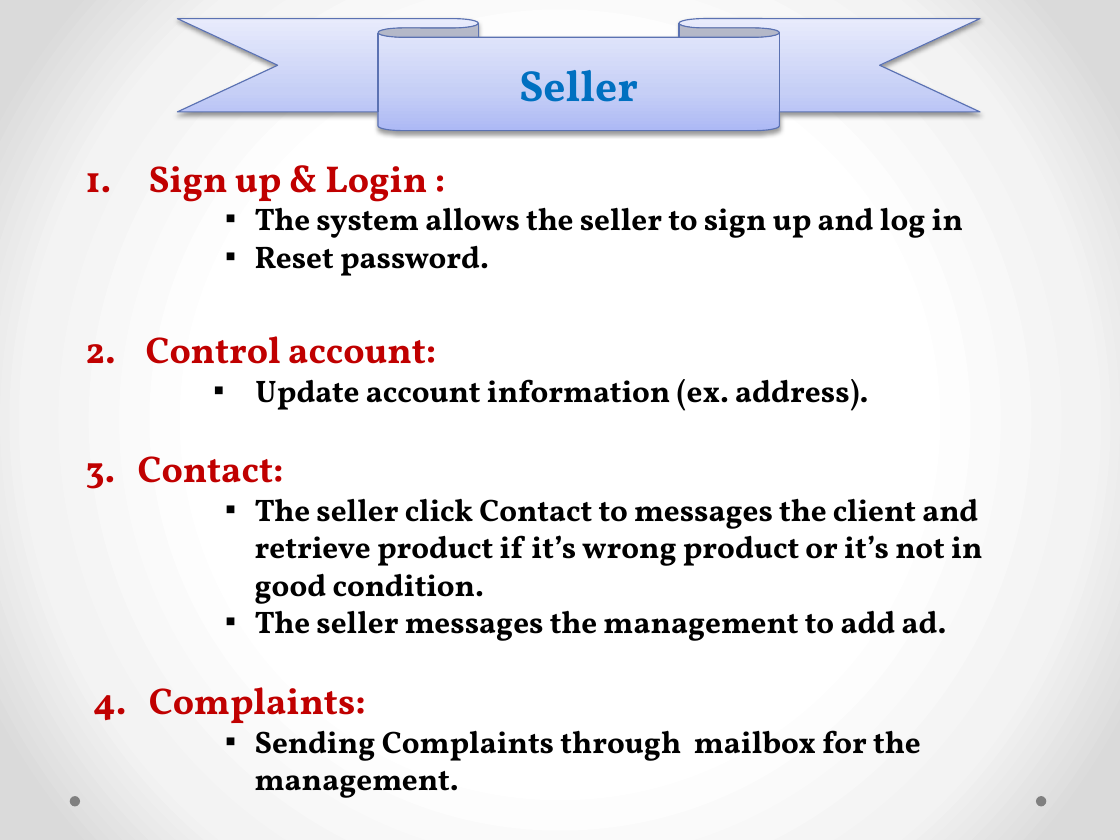
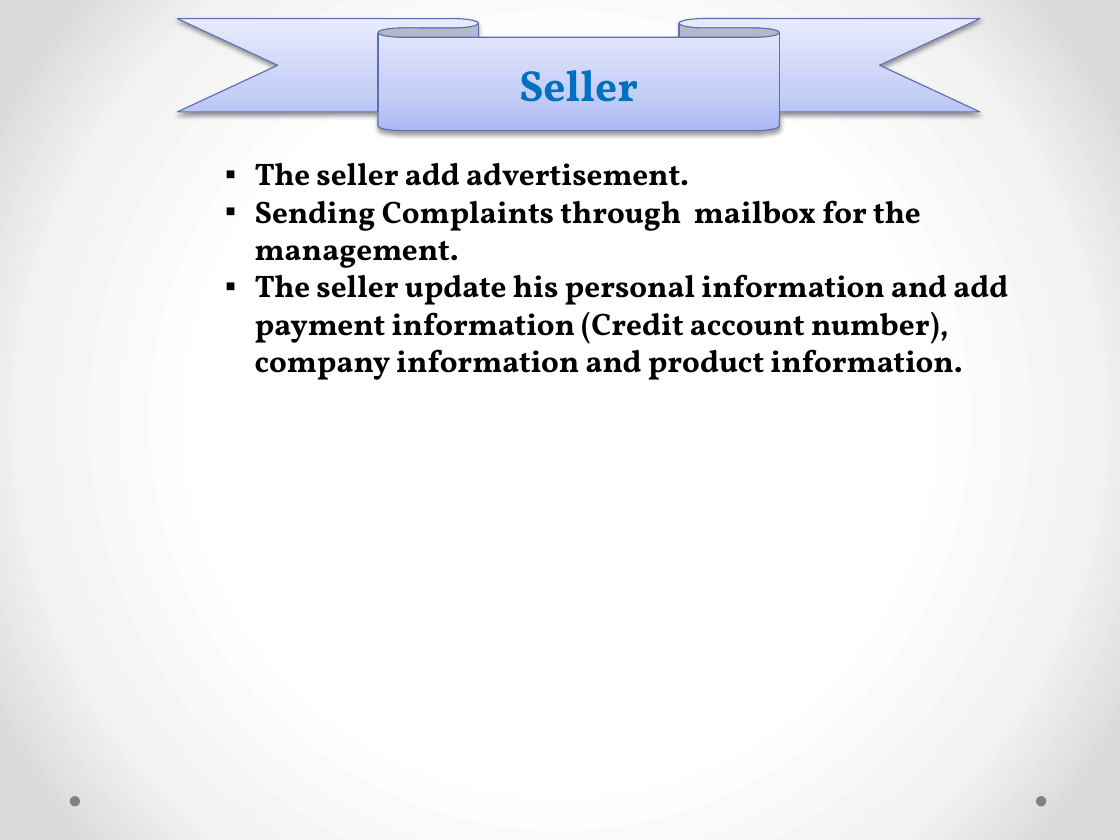
Before and after one commit to ahmedsharabasy/Furniture-online-store, a slide deck: slide 7 of System analysis/requirements specification document.pptx (slide 10 before the commit). Drawn at 1120x840 pixels with LibreOffice and Linux fonts; fonts in the diff are those of the drawing. Boxes give left, top, right and bottom in pixels: in the first picture for what was removed or moved away, otherwise in the second. Text is boxed around its words. In the diff, an @@ line names an element or a change of style, - is before the commit and + after.

```diff
--- a/System analysis/requirements specification document.pptx
+++ b/System analysis/requirements specification document.pptx
@@ text at box(255, 163, 689, 186): text changed @@
-1. Sign up & Login :
-▪ The system allows the seller to sign up and log in
-▪ Reset password.
-2. Control account:
-▪ Update account information (ex. address).
-3. Contact:
-▪ The seller click Contact to messages the client and retrieve product if it’s wrong product or it’s not in good condition.
-▪ The seller messages the management to add ad.
-4. Complaints:
+▪ The seller add advertisement.
@@ text at box(255, 274, 1008, 380): paragraph added @@
+  ▪ The seller update his personal information and add payment information (Credit account number), company information and product information.
```
Also in this commit, not shown: 2 other slides changed, 4 slides removed, 46 other files.
